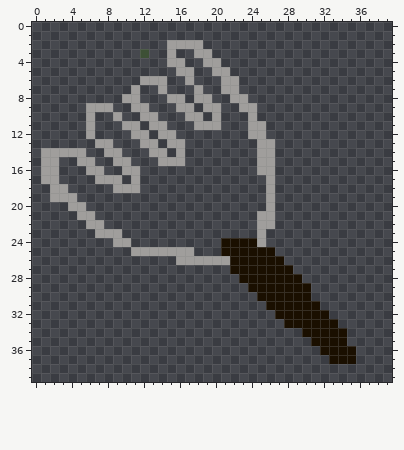
A pixel-art sprite gets an edit: images/mash.png. That is the earlier state.
The file is 40x40 pixels. Pixels under 10% opacity are left out.
Once edited:
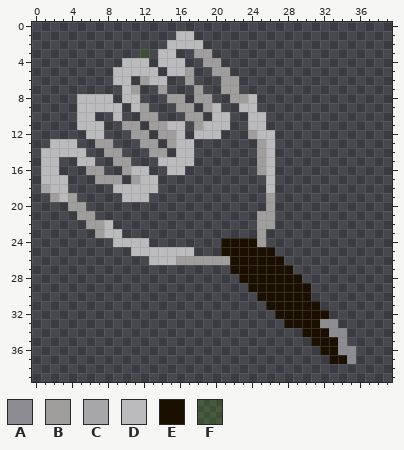
Palette (. is transparent): A #8c8c92  B #a09e9c  C #a7a7a9  D #bbbbbd  E #1a0f00  F #48a60231
What changed:
Changed rows in their new state; - is an unchanged pixel.
first column x 1:
 1 ---------------DD---------
 2 --------------DDDD--------
 3 -------------DD-----------
 4 ---------DDD-DDD----------
 5 --------DDDDD-DD----------
 6 --------DD--DD------------
 7 ---------D----------------
 8 ----DDDD-DD------------D--
 9 ----DDDDD-D--------D--DD--
10 ----DD--D----------DD--DD-
11 ----DDD-------DD--DDD--DD-
12 -----DD--------D-DDD----DD
13 -DDD-----------DD--------D
14 DDDDD----------DD--------D
15 DD--DD-------DDDD--------D
16 DD--------DD--DD---------D
17 DDD--------DD------------D
18 CDD-----DDDDD------------D
19 --D------DDD--------------
22 -------D------------------
23 -------DD-----------------
24 --------DDDD--------------
25 ----------DDDDDDD---------
26 ------------DDD-----------
first column x 32:
33 AA--
34 -AA-
35 --A-
36 --AA
37 ---A
Pixel boxes of the changes (left, top, right, bottom) in both pictures:
changed: (41, 31, 275, 265)
changed: (320, 319, 356, 364)
